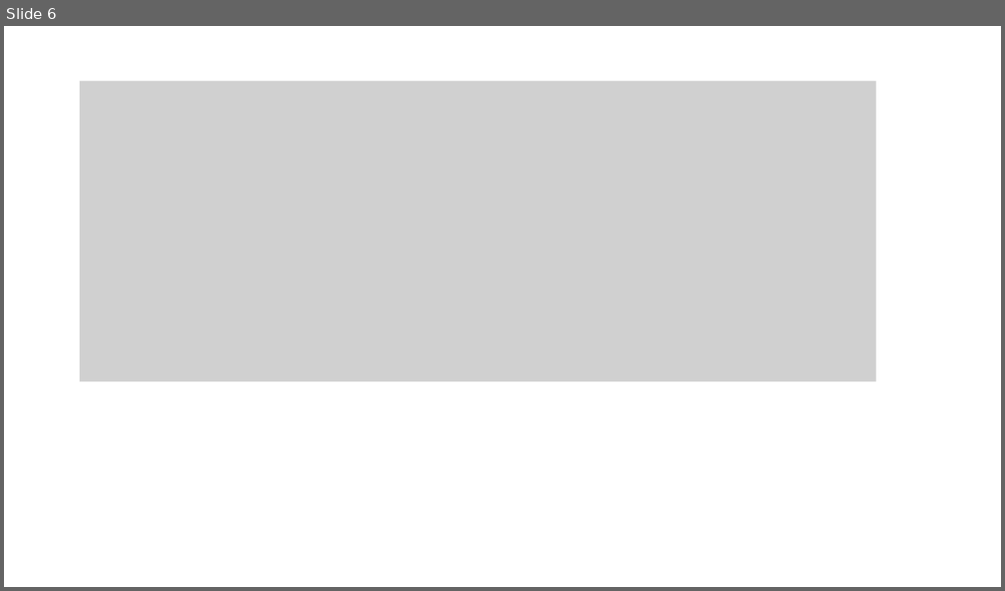
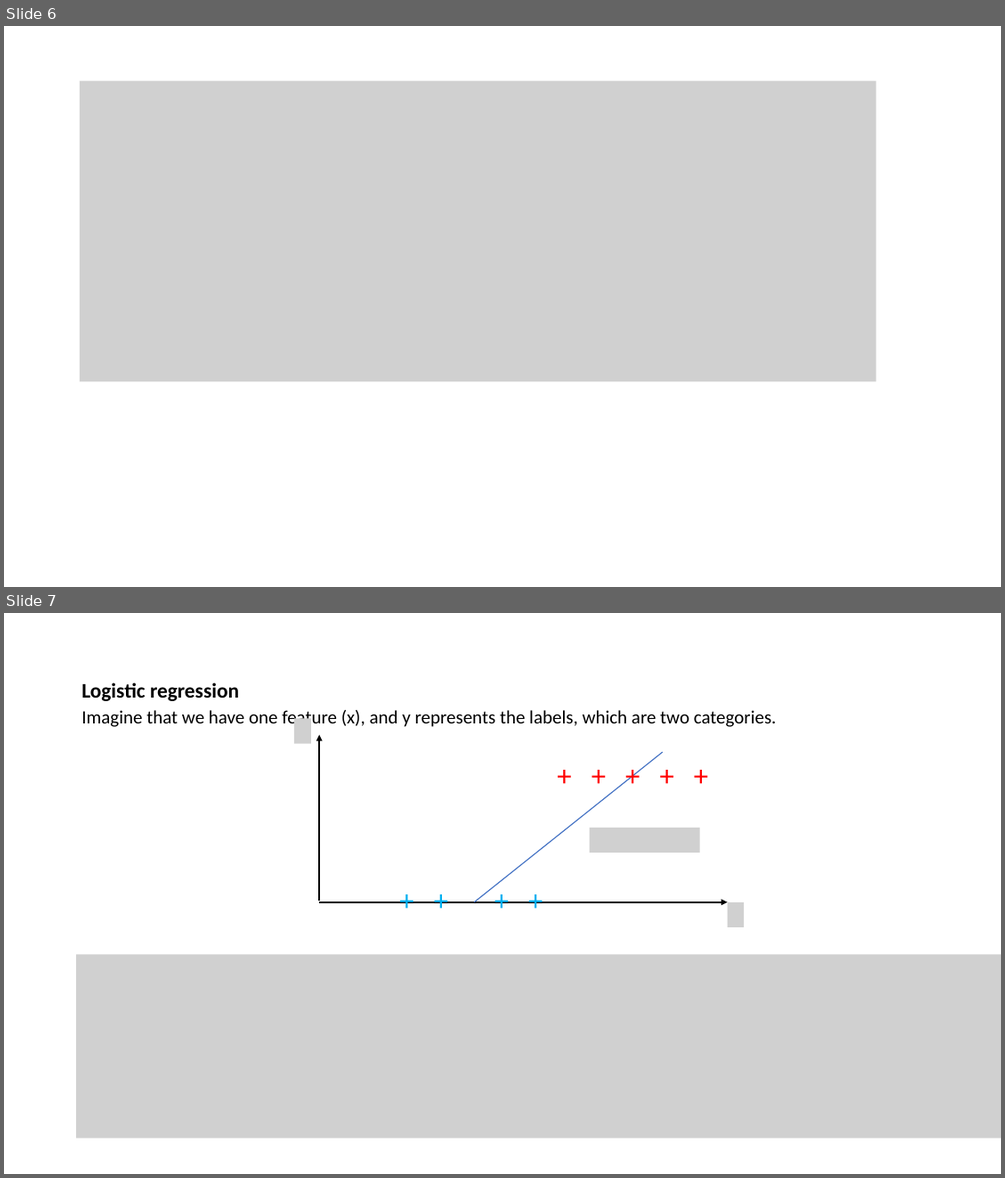
Before and after one commit to Asieh-Daneshi/MachineLearningMaterial, a slide deck: S2_Session2.pptx. Shown one above the other, each under a label of ours: slide 6 before the commit, slides 6 and 7 after it. The pictures are 1005x591 and 1005x1178 pixels, drawn with LibreOffice and Linux fonts; fonts in the diff are those of the drawing; grey boxes stand for pictures. Boxes give left, top, right and bottom in pixels: in the first picture for what was removed or moved away, otherwise in the second. Text is boxed around its words. In the diff, an @@ line names an element or a change of style, - is before the commit and + after.

Commit message:
Slides

```diff
--- a/S2_Session2.pptx
+++ b/S2_Session2.pptx
@@ slide 7 added at (x1=4, y1=613, x2=1001, y2=1174), background #FFFFFF @@
@@ text added at (x1=81, y1=682, x2=239, y2=701), 20 pt, text #000000, bold @@
+Logistic regression
@@ text added at (x1=81, y1=710, x2=777, y2=729), 18 pt, text #000000 @@
+Imagine that we have one feature (x), and y represents the labels, which are two categories.
@@ picture added at (x1=294, y1=718, x2=311, y2=744) @@
@@ arrow added from (320, 900) to (320, 735), #000000 1.5 pt @@
@@ line added from (474, 902) to (663, 752), #4472C4 1 pt @@
@@ text added at (x1=550, y1=754, x2=721, y2=796), 28 pt, text #FF0000 @@
++ + + + +
@@ picture added at (x1=590, y1=827, x2=700, y2=853) @@
@@ text added at (x1=392, y1=877, x2=563, y2=920), 28 pt, text #00B0F0 @@
++ + + +
@@ arrow added from (320, 902) to (727, 902), #000000 1.5 pt @@
@@ picture added at (x1=727, y1=902, x2=744, y2=928) @@
@@ picture added at (x1=77, y1=954, x2=1001, y2=1138) @@
```
Also in this commit, not shown: 2 other slides added.
